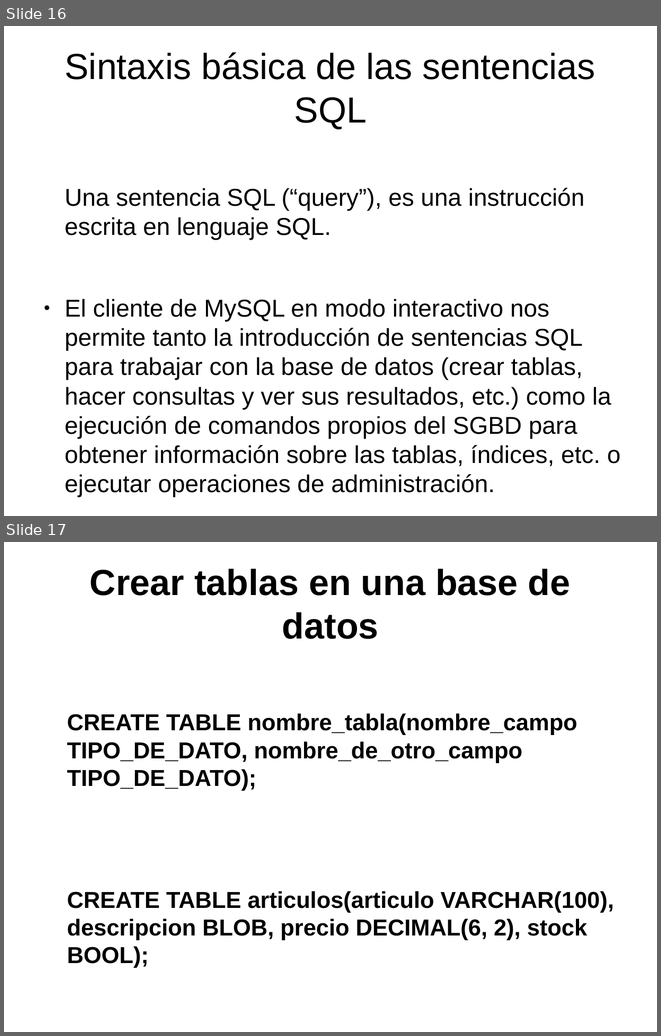
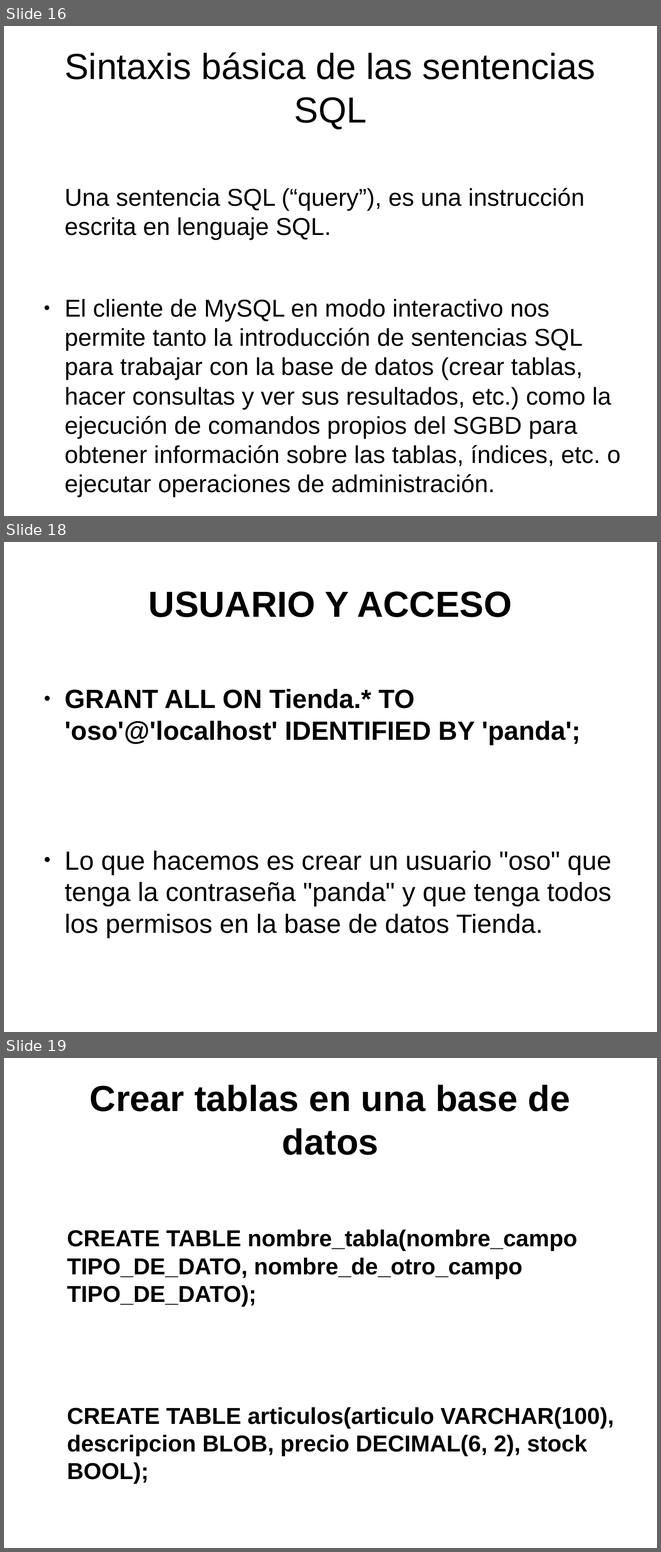
Before and after one commit to psicobyte/CursoPythonAvanzado, a slide deck: BaseDeDatosPython.odp. Shown one above the other, each under a label of ours: slides 16 and 17 before the commit, slides 16, 18 and 19 after it; the slides between them are not shown. The pictures are 661x1036 and 661x1552 pixels, drawn with LibreOffice and Linux fonts; fonts in the diff are those of the drawing. Boxes give left, top, right and bottom in pixels: in the first picture for what was removed or moved away, otherwise in the second. Text is boxed around its words. In the diff, an @@ line names an element or a change of style, - is before the commit and + after.

Commit message:
Base de datos

```diff
--- a/BaseDeDatosPython.odp
+++ b/BaseDeDatosPython.odp
@@ slide 18 added at [4,542,657,1032], background #FFFFFF @@
@@ title added at [149,591,512,617], 44 pt, text #000000, bold @@
+USUARIO Y ACCESO
@@ text added at [64,689,611,937], 32 pt, text #000000 @@
+● GRANT ALL ON Tienda.* TO 'oso'@'localhost' IDENTIFIED BY 'panda';
+● Lo que hacemos es crear un usuario "oso" que tenga la contraseña "panda" y que tenga todos los permisos en la base de datos Tienda.
@@ what was slide 17 is now slide 19 @@
```
Also in this commit, not shown: 1 slide changed, 4 other slides added, 3 slides removed, 1 other file.
